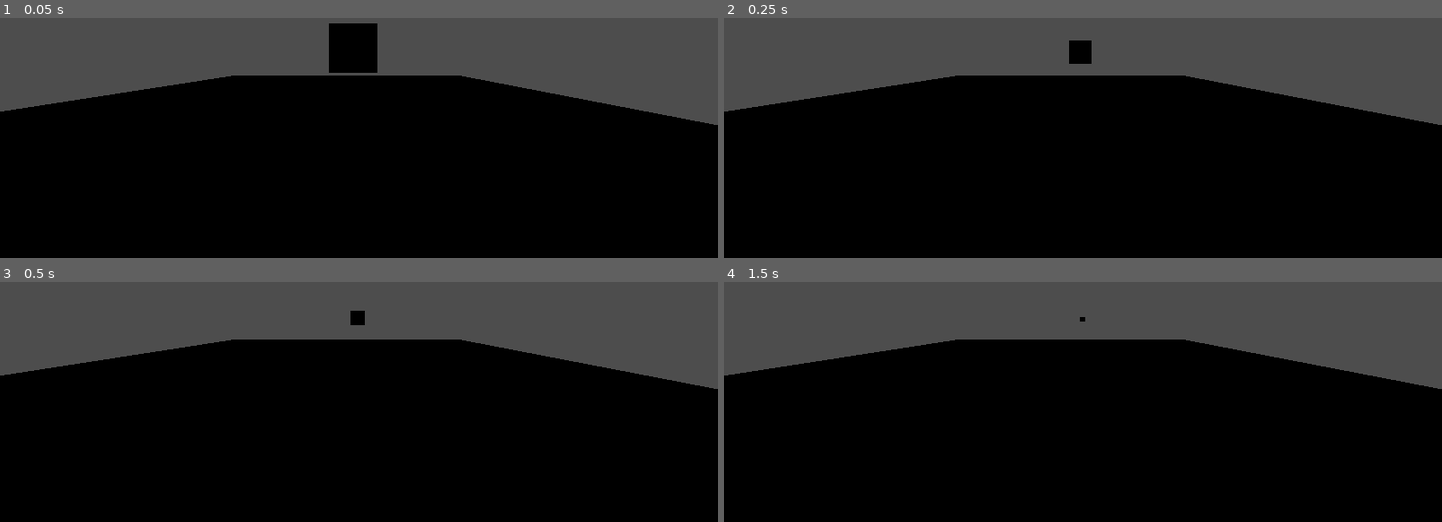
Above: before the commit, frames 1-4 (two rows, left to right).
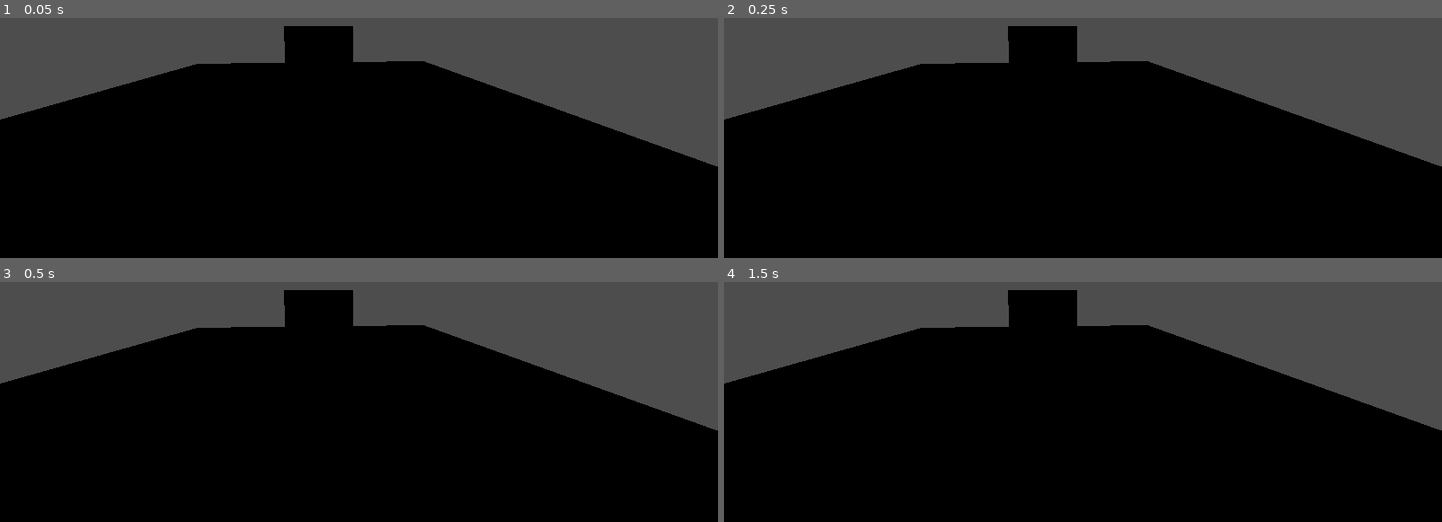
Above: after the commit, the same moments.

Repository: qdanq/Battle-duo
Game: Godot game, scene res://node_3d.tscn
Same seed, same stepped clock (60 frames per second), same inputs: the game is played once before the commit and once after it.
Inputs:
- Up to frame 1 (0.05 s): no input
- Up to frame 2 (0.25 s): no input
- Up to frame 3 (0.5 s): no input
- Up to frame 4 (1.5 s): tap Enter at 1.25 s

The runs differ from the first frame. In frame 1, 7.0% of the frame differs, in the area x 0-100%, y 2-62%; in frame 2, 7.3%; in frame 3, 7.3%, in the area x 0-100%, y 3-62%; in frame 4, 7.2%.

Commit message:
Create player movement.

Diff:
--- a/node_3d.tscn
+++ b/node_3d.tscn
@@ -10,8 +10,19 @@
 script/source = "extends MeshInstance3D
 
 func _process(delta):
-	position.z -= 0.5
+	var dir = Vector3()
 
+	if Input.is_action_pressed(\"Left\"):
+		dir.x = -1
+	if Input.is_action_pressed(\"Right\"):
+		dir.x = 1
+	if Input.is_action_pressed(\"Up\"):
+		dir.z = -1
+	if Input.is_action_pressed(\"Down\"):
+		dir.z = 1
+
+	if dir:
+		translate(dir)
 "
 
 [node name="Node3D" type="Node3D"]
@@ -29,9 +40,9 @@
 mesh = SubResource("CylinderMesh_iwveq")
 
 [node name="player" type="MeshInstance3D" parent="."]
-transform = Transform3D(1, 0, 0, 0, 1, 0, 0, 0, 1, 0.369557, 1.42494, 1.48525)
+transform = Transform3D(1, 0, 0, 0, 1, 0, 0, 0, 1, 0.355654, 1.41482, 1.49934)
 mesh = SubResource("BoxMesh_05cb3")
 script = SubResource("GDScript_hh61y")
 
 [node name="Camera3D" type="Camera3D" parent="."]
-transform = Transform3D(1, 0, 0, 0, 1, 0, 0, 0, 1, 0.481652, 1.25885, 5.89349)
+transform = Transform3D(0.993182, 0.00898898, -0.116229, 0.00393429, 0.99387, 0.110484, 0.116509, -0.110187, 0.987058, 0.481652, 1.90479, 5.89349)
